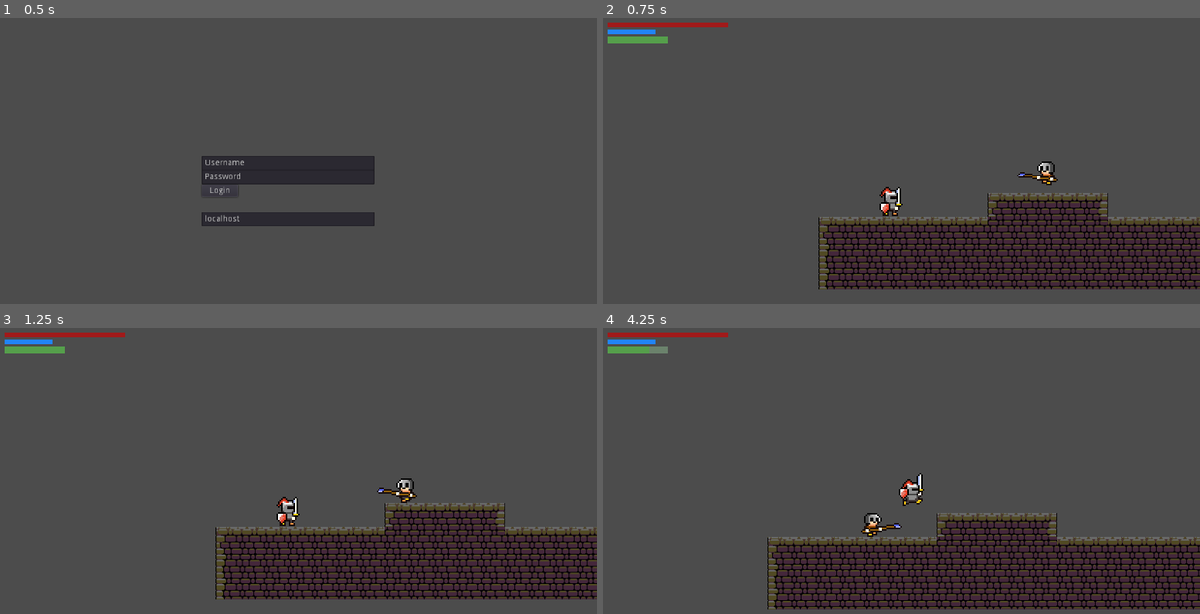
Above: before the commit, frames 1-4 (two rows, left to right).
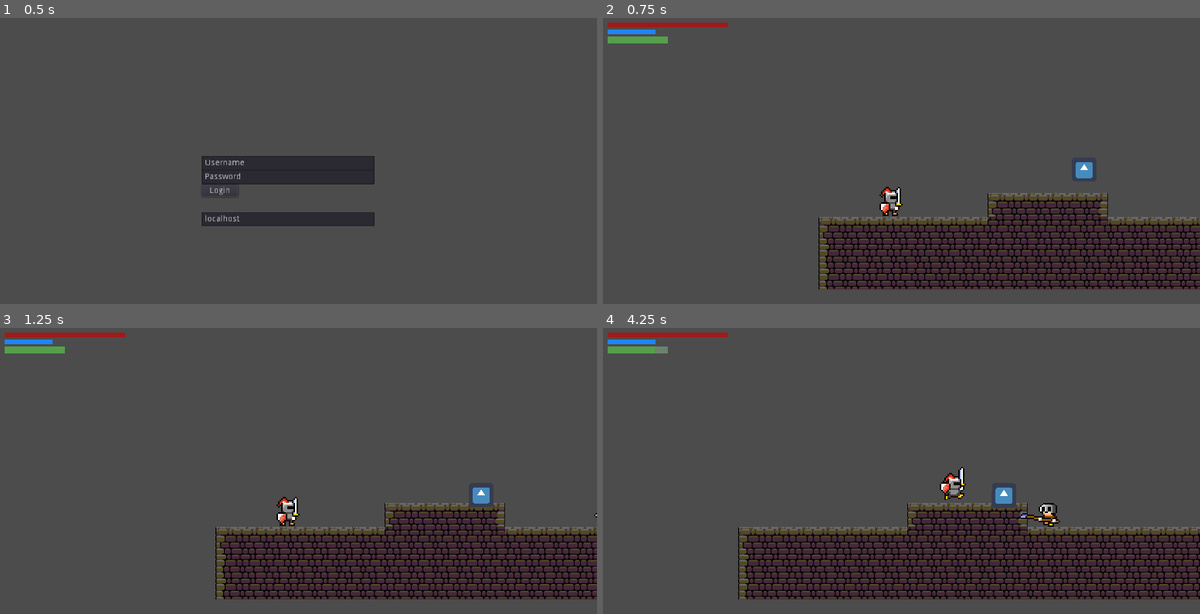
Above: after the commit, the same moments.

Repository: dim35/CEN3031-Project
Game: Godot game, scene res://screens/login_screen/login_screen.tscn
Two runs of this game, one before a commit and one after it. Both use one fixed random seed, a clock stepped at 60 frames per second and the inputs below. The engine's default icon, where the game draws it, is replaced by a stand-in: a white triangle on a blue panel in a dark square.
Inputs:
- Up to frame 1 (0.5 s): no input
- Up to frame 2 (0.75 s): click "Login" at 0.5 s
- Up to frame 3 (1.25 s): no input
- Up to frame 4 (4.25 s): hold D (move_right) 1.28-2.03 s; hold Space (ui_select) 1.28-2.03 s; tap Up (jump) at 1.52, 2.27, 3.77 s; hold A (move_left) 2.03-2.78 s; tap X (attack) at 2.1 s; tap Space (ui_select) at 2.3, 3.6 s; hold Space (ui_select) 2.78-3.53 s; hold D (move_right) from 2.78 s (still down)

Frame 1 is identical in both runs. In frame 2, 0.4% of the frame differs, in the area x 69-83%, y 50-59%; in frame 3, 0.5%; in frame 4, 19%, in the area x 7-100%, y 6-99%.

Commit message:
Item spawner initializes initial pickups on game start

Diff:
--- a/entity_scenes/ItemSpawner.gd
+++ b/entity_scenes/ItemSpawner.gd
@@ -1,6 +1,6 @@
 extends Node
 
-const item = preload("res://entity_scenes/Item.tscn")
+const item = preload("res://entity_scenes/testItem.tscn")
 var spawn_freq = rand_range(1, 8)
 var item_count = 0
 
@@ -10,28 +10,34 @@
 
 
 func _process(delta):
-	if $Container.get_child_count() > 0:
-		for entity in $Container.get_children():
+	if $OnMapContainer.get_child_count() > 0:
+		for entity in $OnMapContainer.get_children():
 			_check_position(entity)
+
+	if $MobDropContainer.get_child_count() > 0:
+		for entity in $MobDropContainer.get_children():
+			_check_position(entity)
+
 
 
 # item spawning loop with irregular timer
 func _spawn():
+	# TODO: make 'while' an infinite loop and find way to pause spawning
+	while item_count != 3:
+		randomize()
+		var pickup = item.instance()
 
-	# TODO: make 'while' an infinite loop and find way to pause spawning
-	while item_count != 5:
-		randomize()
+		var spawn_index = 0
 
-		var pickup = item.instance()
-		var pos = Vector2()
-
-		pos.x = rand_range(0, get_viewport().get_visible_rect().size.x)
-		pos.y = rand_range(0, get_viewport().get_visible_rect().size.y * (3/4))
-		pickup.set_position(pos)
-
-		$Container.add_child(pickup)
-		item_count = item_count + 1
-		yield(get_tree().create_timer(spawn_freq), "timeout")
+		for node in get_parent().get_children():
+			if node.get_name() == "ItemSpawnPoints" && node.get_child_count() > 0:
+				spawn_index = randi()%(node.get_child_count())
+				if !node.get_child(spawn_index).is_occupied():
+					pickup.set_position(node.get_child(spawn_index).get_global_position())
+					$OnMapContainer.add_child(pickup)
+					item_count = item_count + 1
+					node.get_child(spawn_index).mark_occupied()
+				break
 
 
 # despawn item if fallen off play area
--- a/entity_scenes/ItemSpawner.tscn
+++ b/entity_scenes/ItemSpawner.tscn
@@ -7,6 +7,8 @@
 script = ExtResource( 1 )
 _sections_unfolded = [ "Pause" ]
 
-[node name="Container" type="Node" parent="." index="0"]
+[node name="OnMapContainer" type="Node" parent="." index="0"]
 
 _sections_unfolded = [ "Pause" ]
+
+[node name="MobDropContainer" type="Node" parent="." index="1"]
--- a/entity_scenes/MobSpawnPoint.tscn
+++ /dev/null
@@ -1,3 +0,0 @@
-[gd_scene format=2]
-
-[node name="SpawnPoint" type="Node2D" index="0"]
--- a/entity_scenes/MobSpawner.gd
+++ b/entity_scenes/MobSpawner.gd
@@ -19,19 +19,19 @@
 func _spawn():
 
 	# TODO: make 'while' an infinite loop and find way to pause spawning
-	while enemy_count != 5:
+	while enemy_count != 10:
 		randomize()
 
 		var enemy = mob.instance()
-#		var pos = Vector2()
-#
-#		pos.x = rand_range(0, get_viewport().get_visible_rect().size.x)
-#		pos.y = rand_range(0, get_viewport().get_visible_rect().size.y * (3/4))
-#		enemy.set_position(pos)
+
+		# random index will be used to choose spawn point for mob
+		var spawn_index = 0
 
 		for node in get_parent().get_children():
-			if node.get_name() == "MobSpawnPoints":
-				enemy.set_position(node.get_child(0).get_global_position())
+			if node.get_name() == "MobSpawnPoints" && node.get_child_count() > 0:
+				spawn_index = randi()%(node.get_child_count())
+
+				enemy.set_position(node.get_child(spawn_index).get_global_position())
 				$Container.add_child(enemy)
 				enemy_count = enemy_count + 1
 				break
--- a/entity_scenes/MobSpawner.tscn
+++ b/entity_scenes/MobSpawner.tscn
@@ -2,7 +2,7 @@
 
 [ext_resource path="res://entity_scenes/MobSpawner.gd" type="Script" id=1]
 
-[node name="MobSpawner" type="Node"]
+[node name="MobSpawner" type="Node" index="0"]
 
 script = ExtResource( 1 )
 _sections_unfolded = [ "Pause" ]
--- /dev/null
+++ b/entity_scenes/SpawnPoint.gd
@@ -0,0 +1,15 @@
+extends Node2D
+
+var occupied = false
+
+func _ready():
+	pass
+
+func is_occupied():
+	return occupied
+
+func mark_occupied():
+	occupied = true
+
+func unmark_occupied():
+	occupied = false
--- /dev/null
+++ b/entity_scenes/SpawnPoint.tscn
@@ -0,0 +1,7 @@
+[gd_scene load_steps=2 format=2]
+
+[ext_resource path="res://entity_scenes/SpawnPoint.gd" type="Script" id=1]
+
+[node name="SpawnPoint" type="Node2D"]
+
+script = ExtResource( 1 )
--- /dev/null
+++ b/entity_scenes/testItem.tscn
@@ -0,0 +1,42 @@
+[gd_scene load_steps=3 format=2]
+
+[ext_resource path="res://icon.png" type="Texture" id=1]
+
+[sub_resource type="CircleShape2D" id=1]
+
+custom_solver_bias = 0.0
+radius = 10.0
+
+[node name="Item" type="RigidBody2D"]
+
+input_pickable = false
+collision_layer = 1
+collision_mask = 1
+mode = 0
+mass = 1.0
+friction = 1.0
+bounce = 0.0
+gravity_scale = 1.0
+custom_integrator = false
+continuous_cd = 0
+contacts_reported = 0
+contact_monitor = false
+sleeping = false
+can_sleep = true
+linear_velocity = Vector2( 0, 0 )
+linear_damp = -1.0
+angular_velocity = 0.0
+angular_damp = -1.0
+_sections_unfolded = [ "Transform" ]
+
+[node name="Collision" type="CollisionShape2D" parent="." index="0"]
+
+position = Vector2( -0.034503, 0.00883937 )
+shape = SubResource( 1 )
+_sections_unfolded = [ "Transform" ]
+
+[node name="Sprite" type="Sprite" parent="." index="1"]
+
+scale = Vector2( 0.25, 0.25 )
+texture = ExtResource( 1 )
+_sections_unfolded = [ "Transform" ]
--- a/environment_scenes/World.tscn
+++ b/environment_scenes/World.tscn
@@ -5,15 +5,15 @@
 [ext_resource path="res://gui/HUD.tscn" type="PackedScene" id=3]
 [ext_resource path="res://entity_scenes/MobSpawner.tscn" type="PackedScene" id=4]
 [ext_resource path="res://entity_scenes/PlayerSpawner.gd" type="Script" id=5]
-[ext_resource path="res://entity_scenes/PlayerSpawnPoint.tscn" type="PackedScene" id=6]
-[ext_resource path="res://entity_scenes/MobSpawnPoint.tscn" type="PackedScene" id=7]
+[ext_resource path="res://entity_scenes/ItemSpawner.tscn" type="PackedScene" id=6]
+[ext_resource path="res://entity_scenes/SpawnPoint.tscn" type="PackedScene" id=7]
 
 [sub_resource type="RectangleShape2D" id=1]
 
 custom_solver_bias = 0.0
 extents = Vector2( 10, 10 )
 
-[node name="World" type="Node2D" index="0"]
+[node name="World" type="Node2D"]
 
 script = ExtResource( 1 )
 _sections_unfolded = [ "Transform" ]
@@ -77,14 +77,19 @@
 
 [node name="MobSpawner" parent="." index="3" instance=ExtResource( 4 )]
 
-[node name="PlayerSpawnPoints" type="Node2D" parent="." index="4"]
+[node name="ItemSpawner" parent="." index="4" instance=ExtResource( 6 )]
 
-[node name="SpawnPoint" parent="PlayerSpawnPoints" index="0" instance=ExtResource( 6 )]
+[node name="PlayerSpawnPoints" type="Node2D" parent="." index="5"]
+
+editor/display_folded = true
+
+[node name="SpawnPoint" parent="PlayerSpawnPoints" index="0" instance=ExtResource( 7 )]
 
 position = Vector2( 96, 480 )
-_sections_unfolded = [ "Transform", "Z Index" ]
 
-[node name="MobSpawnPoints" type="Node2D" parent="." index="5"]
+[node name="MobSpawnPoints" type="Node2D" parent="." index="6"]
+
+editor/display_folded = true
 
 [node name="SpawnPoint" parent="MobSpawnPoints" index="0" instance=ExtResource( 7 )]
 
@@ -98,4 +103,28 @@
 
 position = Vector2( 928, 448 )
 
+[node name="ItemSpawnPoints" type="Node2D" parent="." index="7"]
+
+editor/display_folded = true
+
+[node name="SpawnPoint" parent="ItemSpawnPoints" index="0" instance=ExtResource( 7 )]
+
+position = Vector2( 352, 448 )
+
+[node name="SpawnPoint2" parent="ItemSpawnPoints" index="1" instance=ExtResource( 7 )]
+
+position = Vector2( 480, 480 )
+
+[node name="SpawnPoint3" parent="ItemSpawnPoints" index="2" instance=ExtResource( 7 )]
+
+position = Vector2( 640, 480 )
+
+[node name="SpawnPoint4" parent="ItemSpawnPoints" index="3" instance=ExtResource( 7 )]
+
+position = Vector2( 800, 480 )
+
+[node name="SpawnPoint5" parent="ItemSpawnPoints" index="4" instance=ExtResource( 7 )]
+
+position = Vector2( 928, 448 )
+
 [connection signal="body_entered" from="TileMap/Door" to="." method="_on_Door_body_entered"]
--- a/environment_scenes/spawn_test_environment/spawn_test_environment.tscn
+++ /dev/null
@@ -1,60 +0,0 @@
-[gd_scene load_steps=6 format=2]
-
-[ext_resource path="res://icon.png" type="Texture" id=1]
-[ext_resource path="res://entity_scenes/MobSpawner.tscn" type="PackedScene" id=2]
-[ext_resource path="res://entity_scenes/PlayerSpawner.tscn" type="PackedScene" id=3]
-
-[sub_resource type="GDScript" id=1]
-
-script/source = "extends Node2D
-
-#onready var player = get_node(\"/root/World/Player\")
-#onready var playspace = get_node(\"/root/World/Playspace\")
-
-func _ready():
-#	player.set_position(Vector2(100, 100))
-#	set_process(true)
-	pass
-
-#func _process(delta):
-#	if player.get_position().y > 640:
-#		player.set_position(Vector2(100, 100))
-"
-
-[sub_resource type="RectangleShape2D" id=2]
-
-custom_solver_bias = 0.0
-extents = Vector2( 10.0241, 10 )
-
-[node name="World" type="Node2D"]
-
-position = Vector2( 512, 296 )
-scale = Vector2( 16, 9.25 )
-
-[node name="StaticBody2D" type="StaticBody2D" parent="." index="0"]
-
-editor/display_folded = true
-input_pickable = false
-collision_layer = 1
-collision_mask = 1
-constant_linear_velocity = Vector2( 0, 0 )
-constant_angular_velocity = 0.0
-friction = 1.0
-bounce = 0.0
-script = SubResource( 1 )
-
-[node name="Collision" type="CollisionShape2D" parent="StaticBody2D" index="0"]
-
-position = Vector2( 0, 26.8108 )
-scale = Vector2( 3.19231, 0.766112 )
-shape = SubResource( 2 )
-
-[node name="Sprite" type="Sprite" parent="StaticBody2D" index="1"]
-
-position = Vector2( 0, 26.8108 )
-scale = Vector2( 0.5, 0.121622 )
-texture = ExtResource( 1 )
-
-[node name="Mob Spawner" parent="." index="1" instance=ExtResource( 2 )]
-
-[node name="PlayerSpawner" parent="." index="2" instance=ExtResource( 3 )]
--- a/screens/login_screen/login_screen.tscn
+++ b/screens/login_screen/login_screen.tscn
@@ -3,7 +3,7 @@
 [ext_resource path="res://screens/login_screen/login_screen.gd" type="Script" id=1]
 [ext_resource path="res://screens/login_screen/load.tscn" type="PackedScene" id=2]
 
-[node name="Control" type="Control" index="0"]
+[node name="Control" type="Control"]
 
 anchor_left = 0.5
 anchor_top = 0.5
